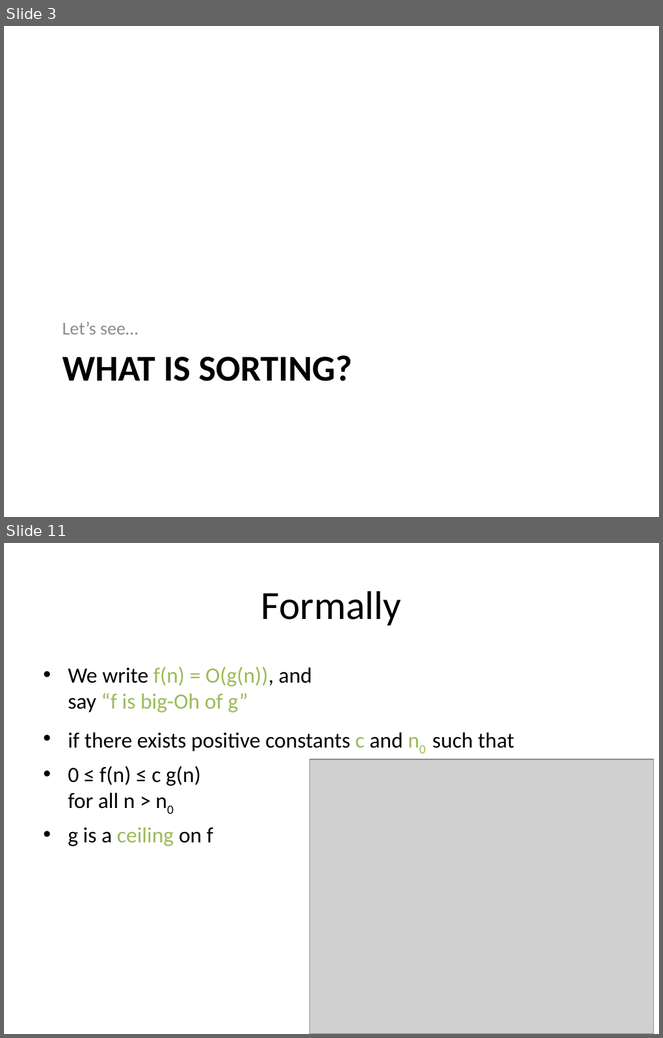
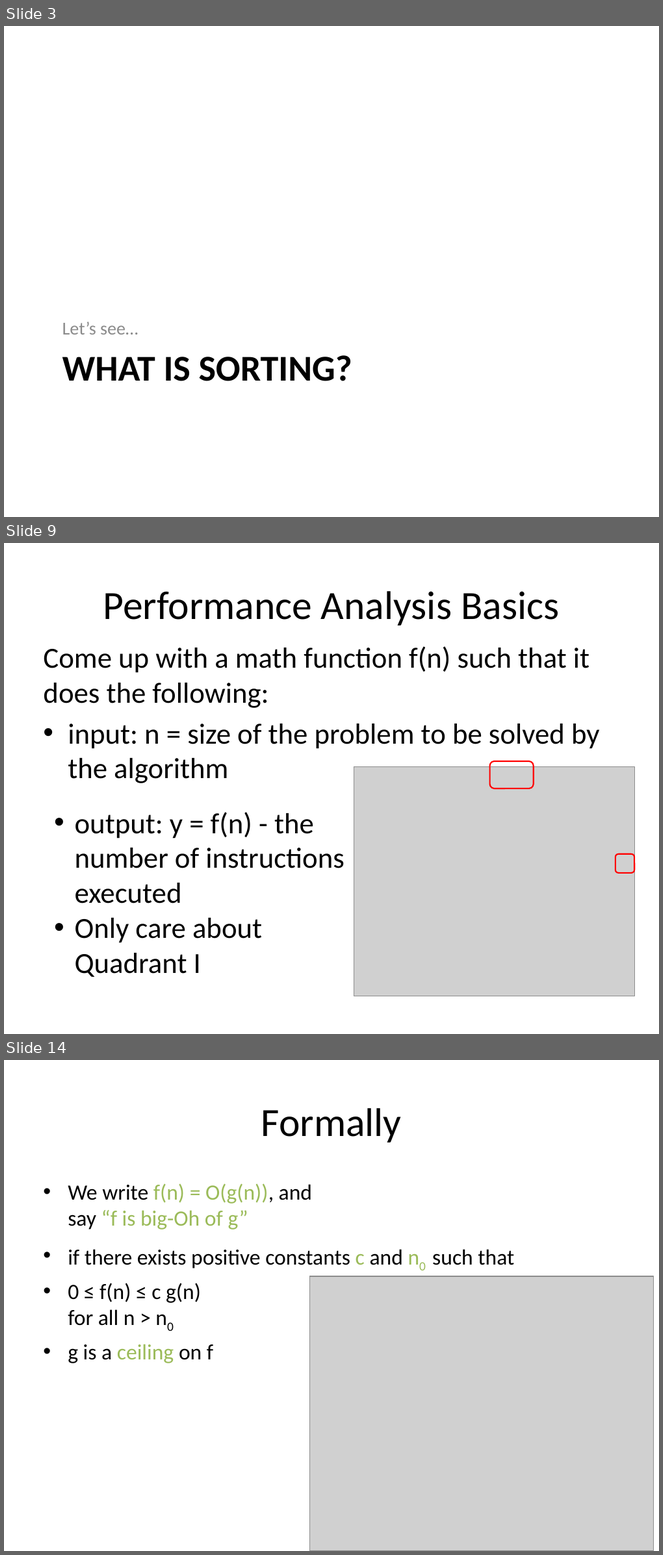
Before and after one commit to RHIT-CSSE/csse220, a slide deck: ClassMaterials/Sorting/Slides/SortingAndSearching.pptx. Shown one above the other, each under a label of ours: slides 3 and 11 before the commit, slides 3, 9 and 14 after it; the slides between them are not shown. The pictures are 663x1038 and 663x1555 pixels, drawn with LibreOffice and Linux fonts; fonts in the diff are those of the drawing; grey boxes stand for pictures. Boxes give left, top, right and bottom in pixels: in the first picture for what was removed or moved away, otherwise in the second. Text is boxed around its words. In the diff, an @@ line names an element or a change of style, - is before the commit and + after.

```diff
--- a/ClassMaterials/Sorting/Slides/SortingAndSearching.pptx
+++ b/ClassMaterials/Sorting/Slides/SortingAndSearching.pptx
@@ slide 9 added at [4, 543, 659, 1034], background #FFFFFF @@
@@ title added at [103, 591, 559, 626], 44 pt, text #000000 @@
+Performance Analysis Basics
@@ text added at [43, 646, 600, 783], 32 pt, text #000000 @@
+Come up with a math function f(n) such that it does the following:
+• input: n = size of the problem to be solved by the algorithm
@@ picture added at [354, 767, 634, 997] @@
@@ rounded rectangle added at [490, 761, 534, 789], outline #FF0000 1.5 pt @@
@@ text added at [75, 812, 344, 977], 32 pt, text #000000 @@
+• output: y = f(n) - the number of instructions executed
+• Only care about Quadrant I
@@ rounded rectangle added at [615, 854, 634, 873], outline #FF0000 1.5 pt @@
@@ what was slide 11 is now slide 14 @@
```
Also in this commit, not shown: 10 slides changed, 4 other slides added, 2 slides removed.
